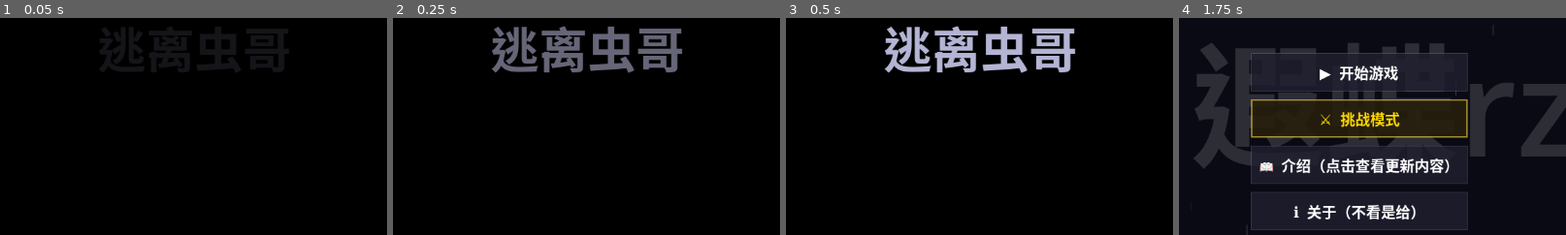
Above: before the commit, frames 1-4 (left to right).
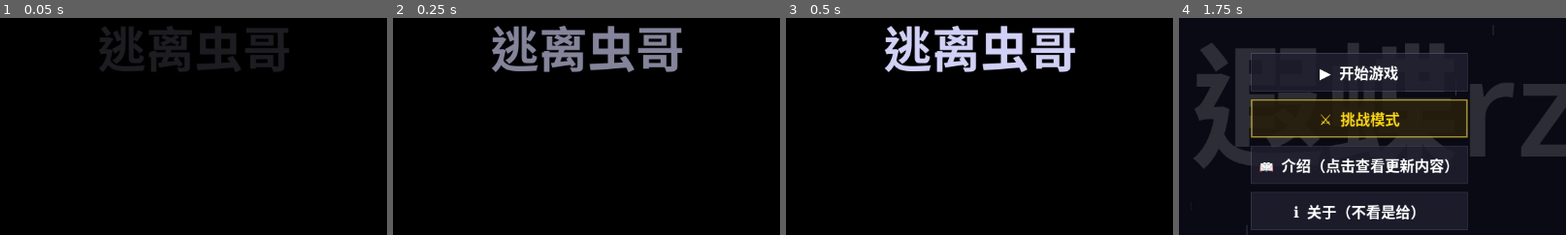
Above: after the commit, the same moments.

Repository: Wudi12317/OutBugBro
Game: Godot game, scene res://scenes/splash_screen.tscn
The game is run twice, just before and just after one commit, with the same random seed, the same clock (stepped at 60 frames per second) and the same inputs.
Inputs (mouse positions are % of the whole screen's width and height, from its top left):
- Up to frame 1 (0.05 s): no input
- Up to frame 2 (0.25 s): no input
- Up to frame 3 (0.5 s): no input
- Up to frame 4 (1.75 s): tap Enter at 0.5 s; move the mouse to (72, 45) at 0.52 s; hold D (move_right) 0.53-1.25 s; tap Q (dash) at 0.6 s; click (72, 45) at 0.67 s; click "⚔ 挑战模式" at 1.25 s
The pictures show only the part of the screen within x 25-75%, y 36-86%; the shares and areas given below are measured in that part.

The runs differ from the first frame. In frame 1, 0.1% of the frame differs, in the area x 25-75%, y 4-23%; in frame 2, 5.7%; in frame 3, 6.0%, in the area x 25-75%, y 3-26%; in frame 4, nothing differs.

Commit message:
upade20260610
add 奶爸
add castorice

Diff:
--- /dev/null
+++ b/OutBugBro/data/items/castorice2.tres
@@ -0,0 +1,12 @@
+[gd_resource type="Resource" script_class="MaterialItemData" load_steps=3 format=3 uid="uid://dx5jum37o1ll6"]
+
+[ext_resource type="Texture2D" uid="uid://05hf8sgff4d2" path="res://assets/sprites/items/castorice2.jpg" id="1_5nc8p"]
+[ext_resource type="Script" uid="uid://7p8pbircrjt5" path="res://core/base/material_item_data.gd" id="2_kxs3i"]
+
+[resource]
+script = ExtResource("2_kxs3i")
+id = "castorice2"
+name = "遐蝶（？）"
+icon = ExtResource("1_5nc8p")
+rarity = 5
+value = 11111
--- /dev/null
+++ b/OutBugBro/data/items/milkdad.tres
@@ -0,0 +1,13 @@
+[gd_resource type="Resource" script_class="MaterialItemData" load_steps=3 format=3 uid="uid://b324l3hx6ihxy"]
+
+[ext_resource type="Texture2D" uid="uid://dx32d8uj5fkqu" path="res://assets/sprites/items/milkdad.png" id="1_7qxd1"]
+[ext_resource type="Script" uid="uid://7p8pbircrjt5" path="res://core/base/material_item_data.gd" id="2_tlqrx"]
+
+[resource]
+script = ExtResource("2_tlqrx")
+id = "milkdad"
+name = "奶爸"
+icon = ExtResource("1_7qxd1")
+desc = "奶到我了"
+rarity = 4
+value = 4444
--- a/OutBugBro/scenes/challenge/challenge_mode.gd
+++ b/OutBugBro/scenes/challenge/challenge_mode.gd
@@ -4,10 +4,10 @@
 class_name ChallengeMode
 extends Node2D
 
-const BOSS_LEVEL: int = 222
+const BOSS_LEVEL: int = 999
 const TIME_LIMIT: float = 300.0
 const HEALTH_PACK_COUNT: int = 99
-const DROP_CHANCE: float = 0.03
+const DROP_CHANCE: float = 0.06
 
 var _time_remaining: float = TIME_LIMIT
 var _damage_dealt: int = 0
@@ -399,7 +399,7 @@
 	boss_bar_vbox.mouse_filter = Control.MOUSE_FILTER_IGNORE
 	canvas.add_child(boss_bar_vbox)
 	_boss_name_label = Label.new()
-	_boss_name_label.text = "★大虫 Lv.222"
+	_boss_name_label.text = "★大虫 Lv.999"
 	_boss_name_label.horizontal_alignment = HORIZONTAL_ALIGNMENT_CENTER
 	_boss_name_label.add_theme_font_size_override("font_size", 14)
 	_boss_name_label.add_theme_color_override("font_color", Color(1.0, 0.3, 0.3))
--- a/OutBugBro/scenes/enemies/enemy.gd
+++ b/OutBugBro/scenes/enemies/enemy.gd
@@ -241,7 +241,7 @@
 	var table := DropTable.new()
 	var items_and_weights: Array[Dictionary] = [
 		{ "path": "res://data/items/iron_ore.tres", "weight": 35.0 },
-		{ "path": "res://data/items/health_potion.tres", "weight": 40.0 },
+		{ "path": "res://data/items/health_potion.tres", "weight": 30.0 },
 		{ "path": "res://data/items/coin.tres", "weight": 30.0 },
 		{ "path": "res://data/items/speed_potion.tres", "weight": 15.0 },
 		{ "path": "res://data/items/power_potion.tres", "weight": 8.0 },
@@ -251,7 +251,9 @@
 		{ "path": "res://data/items/dragon_heart.tres", "weight": 1.0 },
 		{ "path": "res://data/items/phoenix_feather.tres", "weight": 2.0 },
 		{ "path": "res://data/items/meteor_core.tres", "weight": 2.0 },
-		{ "path": "res://data/items/castorice.tres", "weight": 0.5 },
+		{ "path": "res://data/items/castorice.tres", "weight": 0.3 },
+		{ "path": "res://data/items/milkdad.tres", "weight": 2.0 },
+		{ "path": "res://data/items/castorice2.tres", "weight": 0.1 },
 	]
 	for iw in items_and_weights:
 		var item: ItemData = load(iw.path)
--- a/OutBugBro/scenes/splash_screen.gd
+++ b/OutBugBro/scenes/splash_screen.gd
@@ -3,12 +3,12 @@
 extends Control
 
 const GAME_TITLE := "逃离虫哥"
-const DEV_NAME := "Castorice_rz"
+const DEV_NAME := "开发者：Castorice_rz (wudi)"
 
-const FADE_IN := 0.8    ## 文字缓入时长
-const FADE_OUT := 0.8    ## 文字缓出时长
-const HOLD_TITLE := 1.5  ## 游戏名停留
-const HOLD_DEV := 1.2    ## 开发者名停留
+const FADE_IN := 0.6    ## 文字缓入时长
+const FADE_OUT := 0.6    ## 文字缓出时长
+const HOLD_TITLE := 1.3  ## 游戏名停留
+const HOLD_DEV := 1.0    ## 开发者名停留
 const DEV_FADE_IN := 0.6
 const DEV_FADE_OUT := 0.6
 
Binary file added: OutBugBro/assets/sprites/items/castorice2.jpg
Not shown, added: OutBugBro/assets/sprites/items/castorice2.jpg.import
Binary file added: OutBugBro/assets/sprites/items/milkdad.png
Not shown, added: OutBugBro/assets/sprites/items/milkdad.png.import
Not shown, changed: OutBugBro/docs/03-data-guide.md
